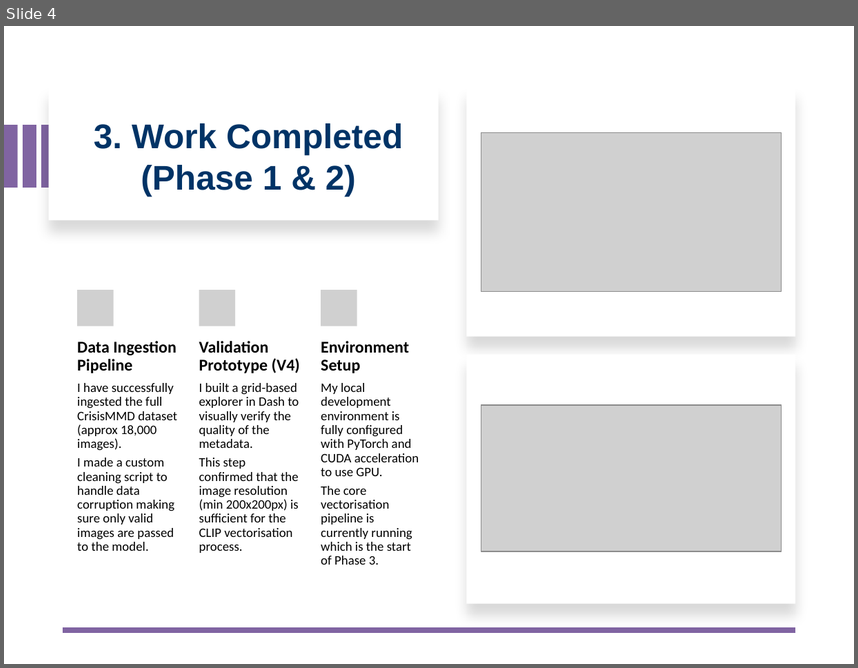
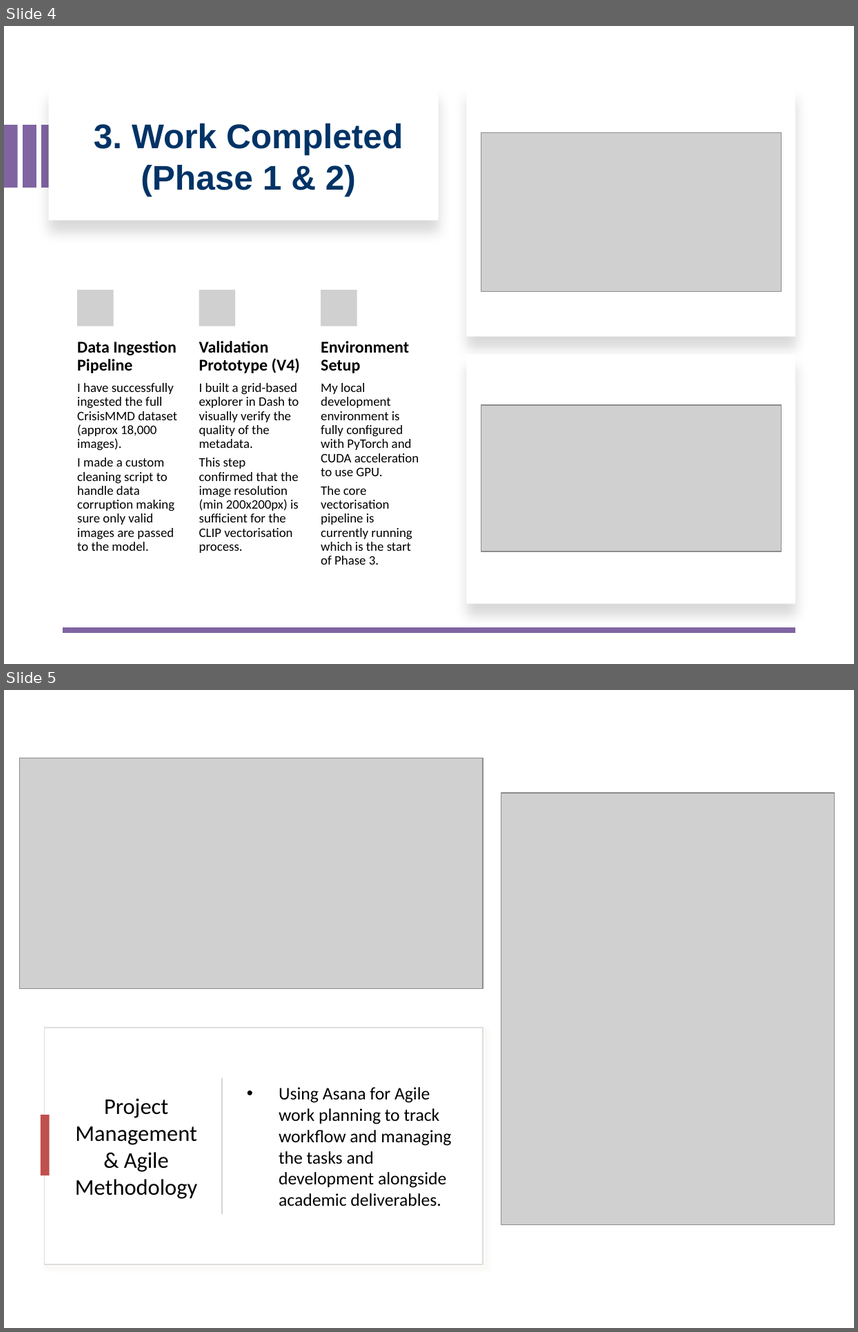
Before and after one commit to 730Rashid/Final_Stage_Project_Rashid_LBS-25-986, a slide deck: Docs/Midway Review/Midway_Review_Rashid.pptx. Shown one above the other, each under a label of ours: slide 4 before the commit, slides 4 and 5 after it. The pictures are 858x668 and 858x1332 pixels, drawn with LibreOffice and Linux fonts; fonts in the diff are those of the drawing; grey boxes stand for pictures. Boxes give left, top, right and bottom in pixels: in the first picture for what was removed or moved away, otherwise in the second. Text is boxed around its words. In the diff, an @@ line names an element or a change of style, - is before the commit and + after.

```diff
--- a/Docs/Midway Review/Midway_Review_Rashid.pptx
+++ b/Docs/Midway Review/Midway_Review_Rashid.pptx
@@ slide 5 added at bbox=[4, 690, 854, 1328], background #FFFFFF @@
@@ picture added at bbox=[19, 758, 483, 988] @@
@@ picture added at bbox=[501, 793, 835, 1225] @@
@@ rectangle added at bbox=[45, 1027, 484, 1264], fill #FFFFFF, outline #DEDEDE 1 pt @@
@@ rectangle added at bbox=[221, 1077, 222, 1213], fill #D5D5D5 @@
@@ title added at bbox=[75, 1098, 197, 1199], 19 pt, text #000000 @@
+Project Management & Agile Methodology
@@ text added at bbox=[279, 1087, 451, 1206], 15 pt, text #000000 @@
+• Using Asana for Agile work planning to track workflow and managing the tasks and development alongside academic deliverables.
@@ rectangle added at bbox=[41, 1114, 49, 1175], fill #C0504D @@
```
Also in this commit, not shown: 3 slides changed, 1 other file.
